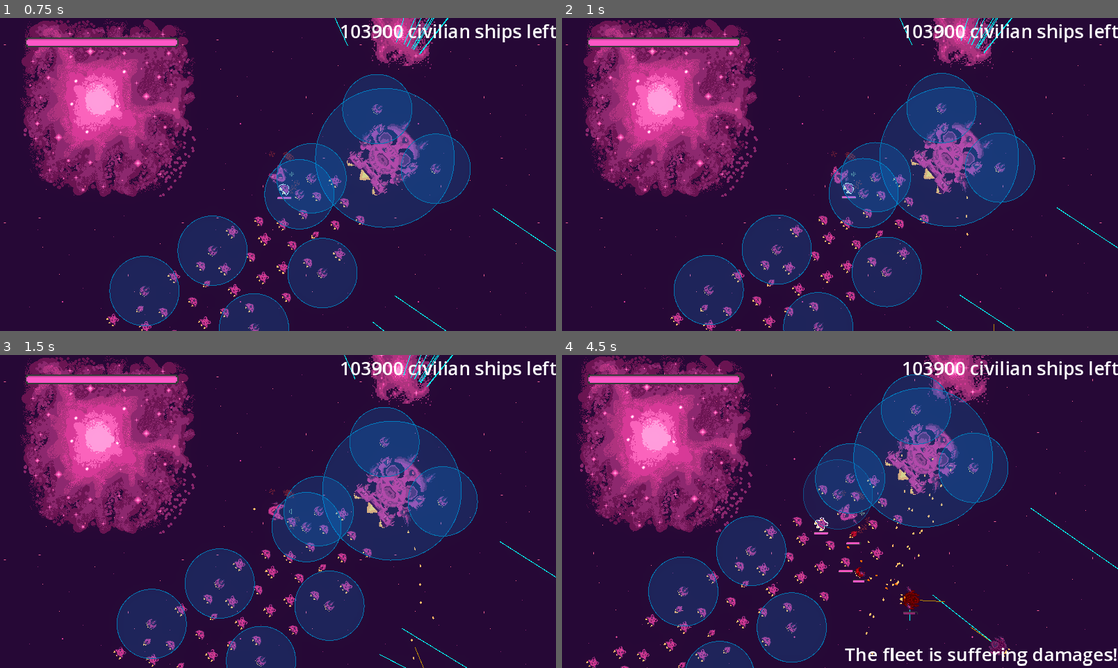
Above: before the commit, frames 1-4 (two rows, left to right).
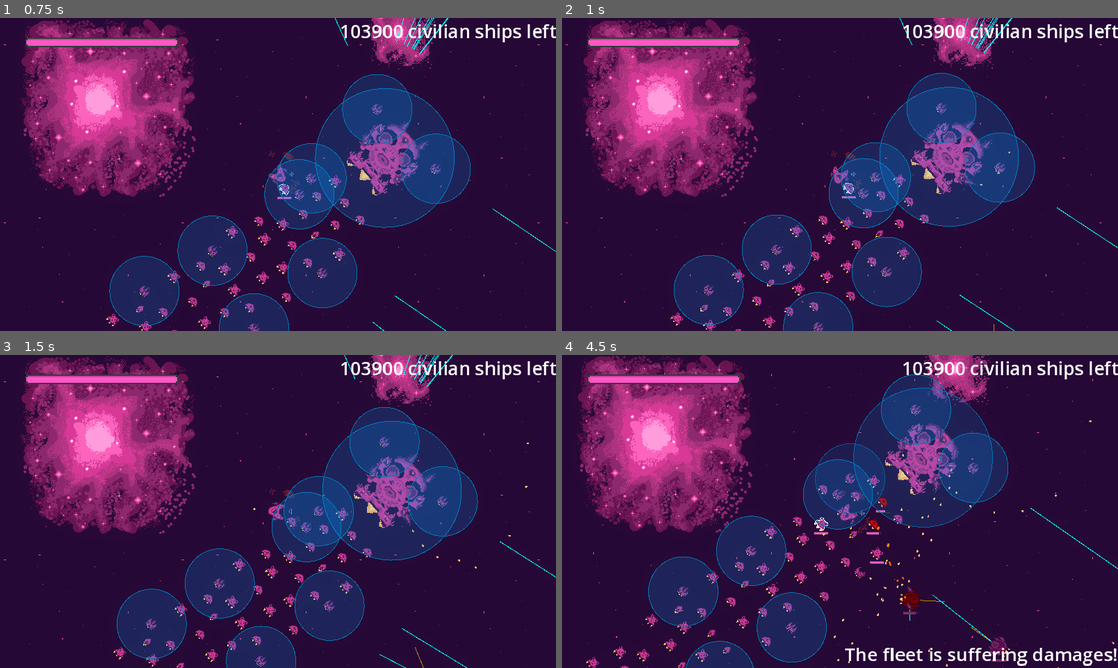
Above: after the commit, the same moments.

Repository: bear-minimum-studio/space-bear
Game: Godot game, scene res://Game.tscn
The game is run twice, just before and just after one commit, with the same random seed, the same clock (stepped at 60 frames per second) and the same inputs.
Inputs:
- Up to frame 1 (0.75 s): tap Enter (upgrade) at 0.5 s; hold Right (turn_right) from 0.53 s (still down); tap Down (decelerate) at 0.6 s
- Up to frame 2 (1 s): keep holding Right (turn_right)
- Up to frame 3 (1.5 s): release Right (turn_right) at 1.28 s; hold Ctrl (brake) from 1.28 s (still down); tap Space (fire) at 1.35 s
- Up to frame 4 (4.5 s): release Ctrl (brake) at 2.03 s; hold Right (turn_right) 2.03-2.78 s; hold G (grappling_hook) 2.03-2.78 s; hold Up (accelerate) 2.78-3.53 s; tap F (turret_fire) at 2.85 s; hold Left (turn_left) from 3.53 s (still down); tap Down (decelerate) at 3.6 s; tap Space (fire) at 4.35 s

Frame 1 is identical in both runs. In frame 2, less than 0.1% of the frame differs, in the area x 71-81%, y 42-70%; in frame 3, less than 0.1%; in frame 4, 0.7%, in the area x 43-100%, y 10-100%.

Commit message:
feat: Smooth turret rotation and add correction to shooting angle

Diff:
--- a/World.gd
+++ b/World.gd
@@ -18,20 +18,20 @@
 	Events.player_reached_wormhole.connect(_on_player_reached_wormhole)
 
 
-func _on_ally_shoot(global_ally_position, global_ally_rotation, ally_velocity):
+func _on_ally_shoot(global_ally_position, global_ally_rotation, ally_velocity, bullet_speed):
 	var ally_direction = Vector2.from_angle(global_ally_rotation);
 	var new_bullet = player_bullet_scene.instantiate()
 	new_bullet.global_position = global_ally_position
 	new_bullet.global_rotation = global_ally_rotation
-	new_bullet.set_initial_velocity(ally_velocity, ally_direction)
+	new_bullet.set_initial_velocity(ally_velocity, ally_direction, bullet_speed)
 	self.add_child(new_bullet)
 
-func _on_enemy_shoot(global_enemy_position, global_enemy_rotation, enemy_velocity):
+func _on_enemy_shoot(global_enemy_position, global_enemy_rotation, enemy_velocity, bullet_speed):
 	var enemy_direction = Vector2.from_angle(global_enemy_rotation);
 	var new_bullet = enemy_bullet_scene.instantiate()
 	new_bullet.global_position = global_enemy_position
 	new_bullet.global_rotation = global_enemy_rotation
-	new_bullet.set_initial_velocity(enemy_velocity, enemy_direction)
+	new_bullet.set_initial_velocity(enemy_velocity, enemy_direction, bullet_speed)
 	self.add_child(new_bullet)
 
 func _on_player_shoot_grappling_hook(global_player_position, global_player_rotation):
--- a/bullet/Bullet.gd
+++ b/bullet/Bullet.gd
@@ -1,10 +1,6 @@
 extends Area2D
 
 @export var bullet_range = 10000
-@export var bullet_speed = 500
-
-var minimal_bullet_speed:
-	get: return bullet_speed
 
 var velocity = Vector2.ZERO;
 var initial_position = null
@@ -32,14 +28,14 @@
 
 # Computes new bullet speed using player orientation and velocity
 # Ensures that no bullet is slower than the minimal bullet speed
-func set_initial_velocity(shooter_velocity : Vector2, shooter_direction : Vector2) -> void:
+func set_initial_velocity(shooter_velocity : Vector2, shooter_direction : Vector2, bullet_speed) -> void:
 	var new_bullet_velocity = shooter_velocity + bullet_speed * shooter_direction
 	# If we cant get a direction from the bullet velocity we use
 	# the player_direction as the bullet direction.
 	if new_bullet_velocity == Vector2.ZERO:
-		new_bullet_velocity = minimal_bullet_speed * shooter_direction
+		new_bullet_velocity = bullet_speed * shooter_direction
 	# Making sure no bullet goes slower than the minimal bullet speed
-	if new_bullet_velocity.length() < minimal_bullet_speed:
-		new_bullet_velocity = minimal_bullet_speed * new_bullet_velocity.normalized()
+	if new_bullet_velocity.length() < bullet_speed:
+		new_bullet_velocity = bullet_speed * new_bullet_velocity.normalized()
 
 	velocity = new_bullet_velocity
--- a/helpers/Helpers.gd
+++ b/helpers/Helpers.gd
@@ -17,3 +17,9 @@
 			distance = current_distance
 
 	return nearest
+
+func get_velocity(node: Node2D) -> Vector2:
+	if(node is RigidBody2D):
+		return node.linear_velocity
+	else:
+		return node.velocity
--- a/npc/AbstractShip.gd
+++ b/npc/AbstractShip.gd
@@ -12,15 +12,15 @@
 @onready var hurt_animation = $HurtAnimation
 @onready var health_bar = $UI/HealthBar
 
+@onready var rotation_target: float = rotation
+
 var movement_target: Vector2
-var rotation_target: float
 
 func _ready():
 	pass
 
 func _physics_process(delta):
 	_set_rotation_target()
-	var prev_rot = rotation
 	rotation = lerp_angle(rotation, rotation_target, rotation_speed * delta)
 	_set_velocity(delta)
 	move_and_slide()
--- a/npc/Turret.gd
+++ b/npc/Turret.gd
@@ -28,41 +28,55 @@
 	BulletType.ALLY: "enemy"
 }
 
+@export_range(50.0,1000.0,50.0,"or_greater") var bullet_speed : float = 500.0
+
 @export_range(0.5,50.0) var bullets_per_second = 5.0
 @onready var shooting_speed = 1.0 / bullets_per_second
 var _reloading = false
 
 @onready var nozzle = $Nozzle
 
-func _physics_process(_delta):
+@onready var rotation_target: float = global_rotation
+
+var target: Node2D = null
+
+func _physics_process(delta):
 	if Engine.is_editor_hint():
 		return
 
-	var bodies: Array[Node2D] = self.get_overlapping_bodies()
+	var shooter = get_parent()
+	_set_target()
+	_set_rotation_target(shooter)
+	global_rotation = lerp_angle(global_rotation, rotation_target, 3*delta)
+
+	if target != null:
+		shoot(shooter)
+
+func _set_target():
+	var bodies: Array[Node2D] = get_overlapping_bodies()
 	var potential_targets = bodies.filter(func(body): return body.is_in_group(bullet_target_mapping[bullet_type]))
+	target = Helpers.find_nearest_node(get_parent(), potential_targets)
 
-	var nearest_body = Helpers.find_nearest_node(self.get_parent(), potential_targets)
-	if nearest_body != null:
-		self.shoot_towards(self.get_parent(), nearest_body)
-	else:
-		self.global_rotation = get_parent().global_rotation
+func _set_rotation_target(shooter: Node2D):
+	if target == null:
+		rotation_target = shooter.global_rotation
+		return
 
+	var direction_to_target = (target.global_position - global_position).normalized()
+	var shooter_velocity = Helpers.get_velocity(shooter)
+	var target_velocity = Helpers.get_velocity(target)
+	var correction = (target_velocity - shooter_velocity) / bullet_speed
+	var shooting_direction = direction_to_target + correction
+	rotation_target = shooting_direction.angle()
 
-func shoot_towards(shooter: Node2D, body: Node2D):
-	self.look_at(body.global_position)
-
+func shoot(shooter: Node2D):
 	if _reloading:
 		return
 
-	var shooter_velocity
-	if shooter is RigidBody2D:
-		shooter_velocity = shooter.linear_velocity
-	else:
-		shooter_velocity = shooter.velocity
-
+	var shooter_velocity = Helpers.get_velocity(shooter)
 	var imprecision = randf_range(-bullet_spread_angle, bullet_spread_angle)
-	var shooting_angle = self.global_rotation + imprecision
-	Events.emit_signal(bullet_type_mapping[bullet_type], nozzle.global_position, shooting_angle, shooter_velocity)
+	var shooting_angle = global_rotation + imprecision
+	Events.emit_signal(bullet_type_mapping[bullet_type], nozzle.global_position, shooting_angle, shooter_velocity, bullet_speed)
 
 	_reloading = true
 	await get_tree().create_timer(shooting_speed).timeout
--- a/npc/enemies/Enemy.gd
+++ b/npc/enemies/Enemy.gd
@@ -13,19 +13,10 @@
 
 func _physics_process(delta):
 	super._physics_process(delta)
-	_shoot_closest_flock_ship()
 	_set_targetted_positon()
 
 func _find_closest_flock_ship():
 	return Helpers.find_nearest_node(self, get_tree().get_nodes_in_group("flock"))
-
-func _shoot_closest_flock_ship():
-	var bodies: Array[Node2D] = turret.get_overlapping_bodies()
-	var flock_bodies = bodies.filter(func(body): return body.is_in_group("flock"))
-
-	var nearest_body = Helpers.find_nearest_node(self, flock_bodies)
-	if nearest_body != null:
-		turret.shoot_towards(self, nearest_body)
 
 func _set_targetted_positon():
 	if targetted_ship == null:
--- a/player/Player.gd
+++ b/player/Player.gd
@@ -8,6 +8,7 @@
 @export_range(0.0,3.0,0.05,"or_greater") var time_to_stop = 0.7
 @export_range(0.0,4.0,0.1,"or_greater") var rotation_per_second = 0.7
 
+@export_range(50.0,1000.0,50.0,"or_greater") var bullet_speed : float = 500.0
 @export_range(0.5,50.0) var bullets_per_second = 5.0
 
 @onready var rotation_speed = 2 * PI * rotation_per_second
@@ -38,7 +39,7 @@
 	if _reloading:
 		return
 
-	Events.emit_signal("shoot", global_position, global_rotation, linear_velocity)
+	Events.emit_signal("shoot", global_position, global_rotation, linear_velocity, bullet_speed)
 
 	_reloading = true
 	await get_tree().create_timer(shooting_speed).timeout
